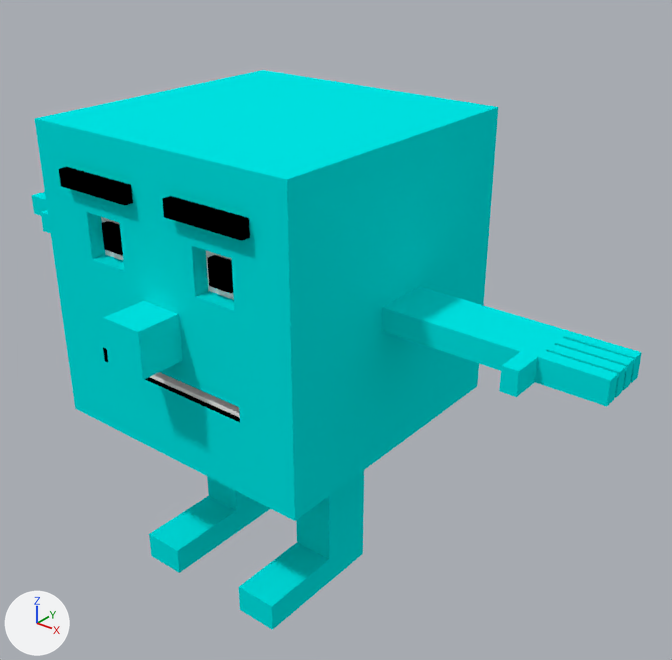
The Blender file Project Gamma/Assets/Models/Characters/New Cube Character.blend: old version first, new version second.
One viewpoint serves both versions: a camera (50 mm lens) standing at (3.87, -4.21, 4.49) and looking at (0.39, 0.14, 1.79). Lighting does not change. The marker at lower left points along +X, +Y and +Z.

The older version as bpy lines, for what is in view:
```python
ob_cube_character = bpy.data.objects.new('Cube Character', me_cube_002)
ob_cube_character.location = (0.0, 0.0, 0.0)
ob_cube_character_old = bpy.data.objects.new('Cube Character-Old', me_cube_000)
ob_cube_character_old.location = (0.0, 0.0, 0.0)
```
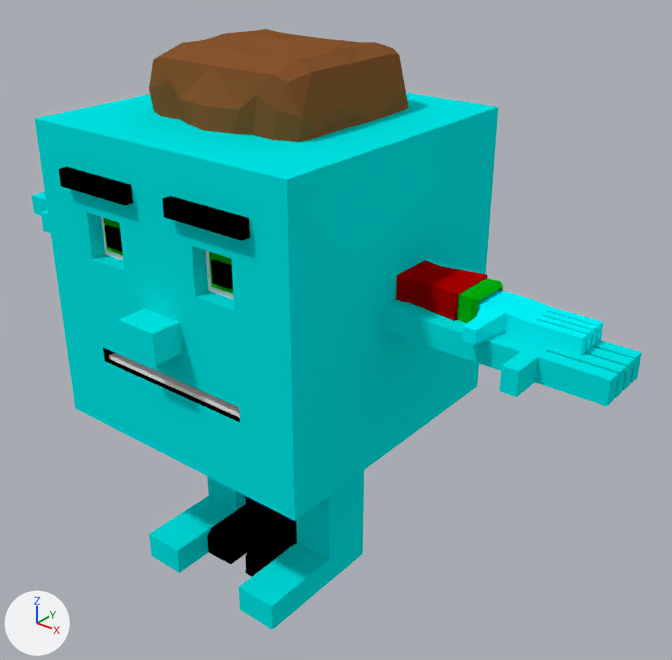
Pixel boxes (x1, y1, x2, y2) of what changed, in the pictures (672 x 660 px):
'Cube Character', reshaped: before (31, 70, 642, 630); after (31, 93, 642, 630)
'Cube Character-Old', shown (brown): after (149, 29, 603, 577)

Diff of the bpy script that builds the scene:
```diff
--- a/Project Gamma/Assets/Models/Characters/New Cube Character.blend.py
+++ b/Project Gamma/Assets/Models/Characters/New Cube Character.blend.py
@@ ob_cube_character @@
-ob_cube_character = bpy.data.objects.new('Cube Character', me_cube_002)
+ob_cube_character = bpy.data.objects.new('Cube Character', me_cube_001)
 ob_cube_character.location = (0.0, 0.0, 0.0)
@@ ob_cube_character_old @@
 _m = ob_cube_character_old.modifiers.new('Triangulate', 'TRIANGULATE')
-ob_cube_character_old.hide_viewport = True
```
